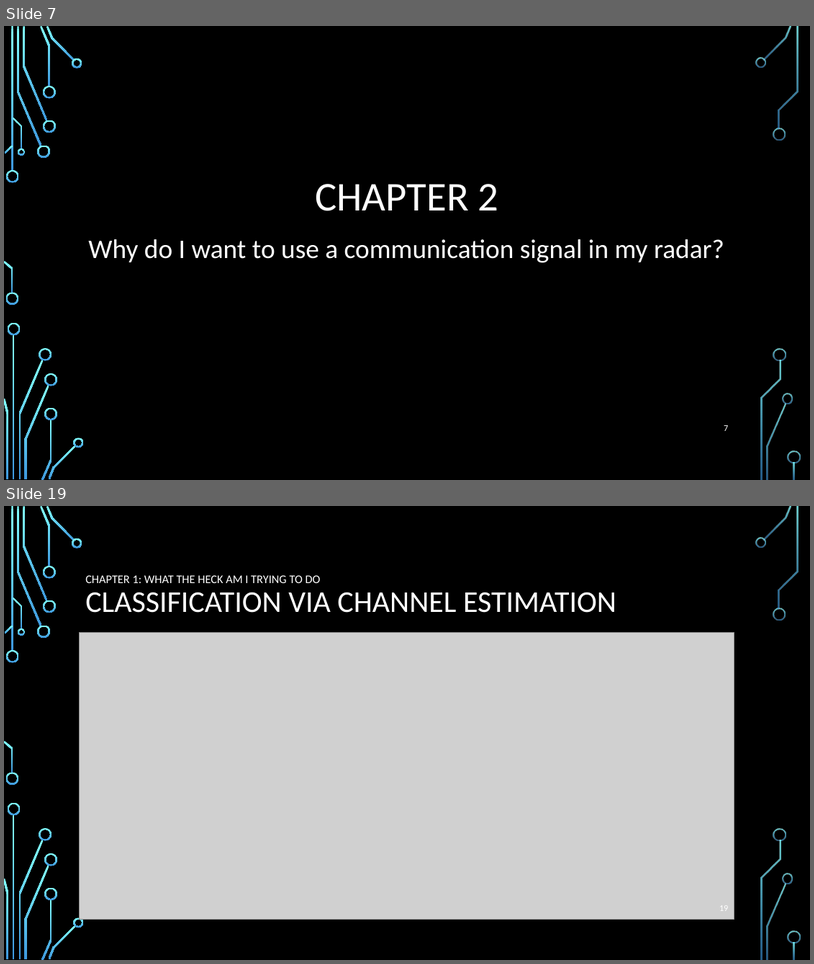
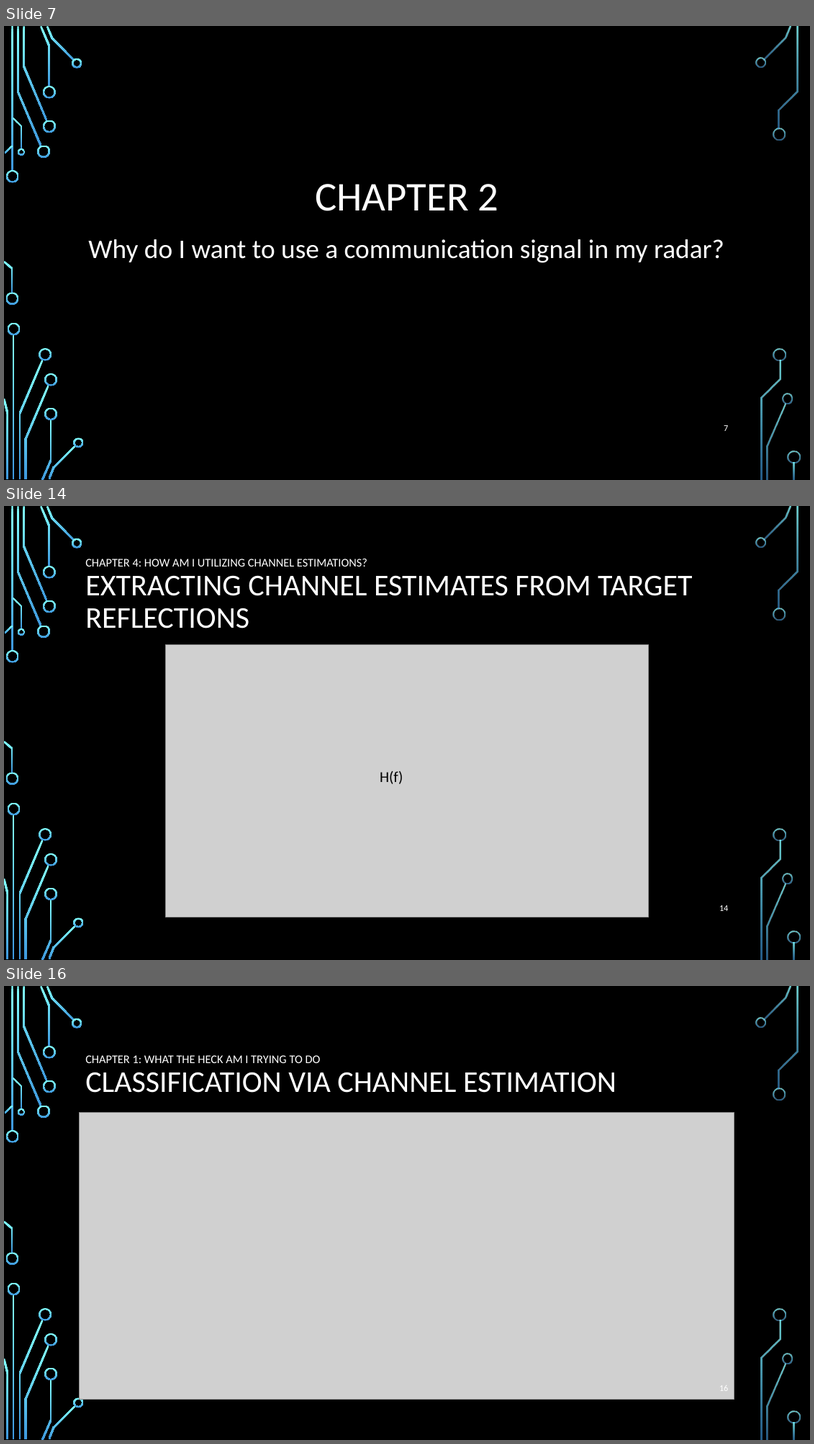
Before and after one commit to roryschram/masters, a slide deck: presentations/SARIG/sarig_rory_schram.pptx. Shown one above the other, each under a label of ours: slides 7 and 19 before the commit, slides 7, 14 and 16 after it; the slides between them are not shown. The pictures are 814x964 and 814x1444 pixels, drawn with LibreOffice and Linux fonts; fonts in the diff are those of the drawing; grey boxes stand for pictures; background and template pictures are left out. Boxes give left, top, right and bottom in pixels: in the first picture for what was removed or moved away, otherwise in the second. Text is boxed around its words. In the diff, an @@ line names an element or a change of style, - is before the commit and + after.

```diff
--- a/presentations/SARIG/sarig_rory_schram.pptx
+++ b/presentations/SARIG/sarig_rory_schram.pptx
@@ slide 14 added at box(4, 506, 810, 960), background picture (left out); not listed: 36 template elements that a slide beside it also shows @@
@@ title added at box(85, 559, 692, 628), 36 pt, text #FFFFFF @@
+CHAPTER 4: HOW AM I UTILIZING CHANNEL ESTIMATIONS?
+EXTRACTING CHANNEL ESTIMATES FROM TARGET REFLECTIONS
@@ picture added at box(165, 644, 650, 917) @@
@@ text added at box(380, 771, 403, 784), 18 pt, text #000000 @@
+H(f)
@@ page number added at box(720, 905, 728, 911), 10.5 pt, text #FFFFFF @@
+14
@@ what was slide 19 is now slide 16 @@
```
Also in this commit, not shown: 5 slides changed, 6 other slides added, 10 slides removed.
